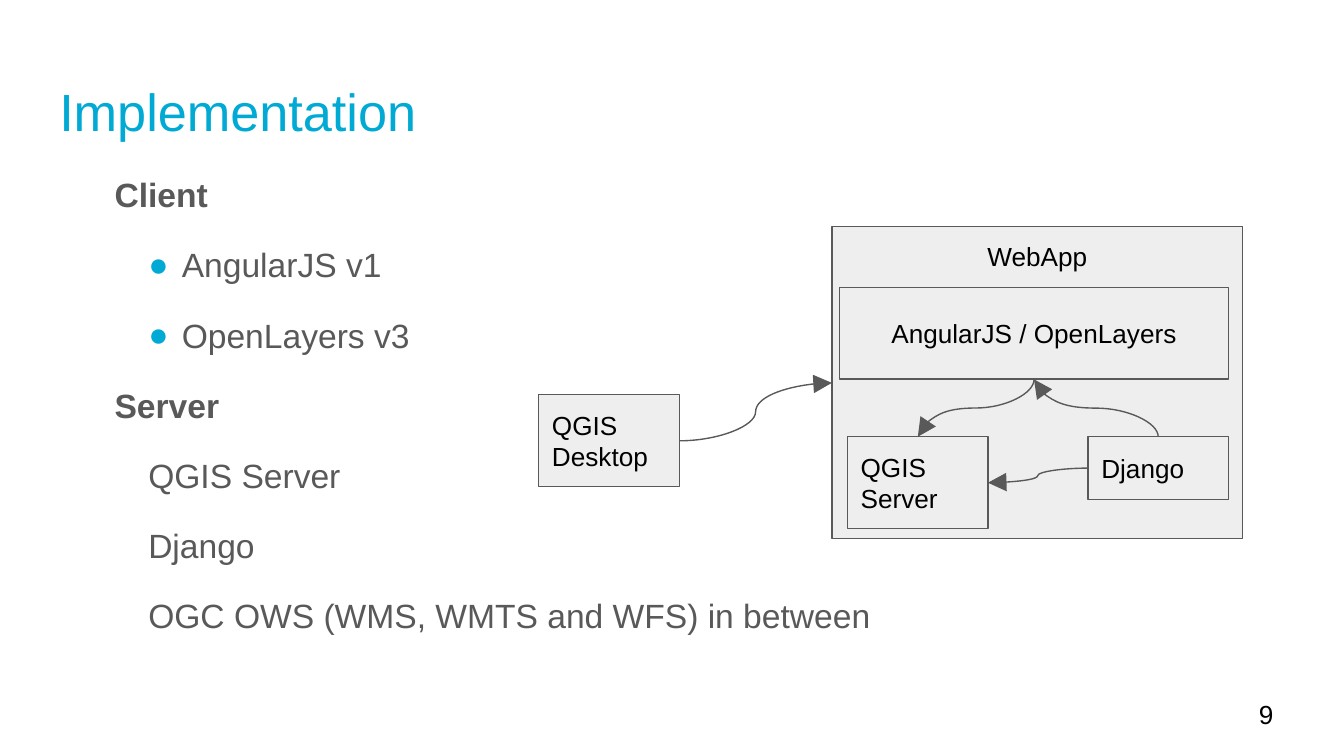
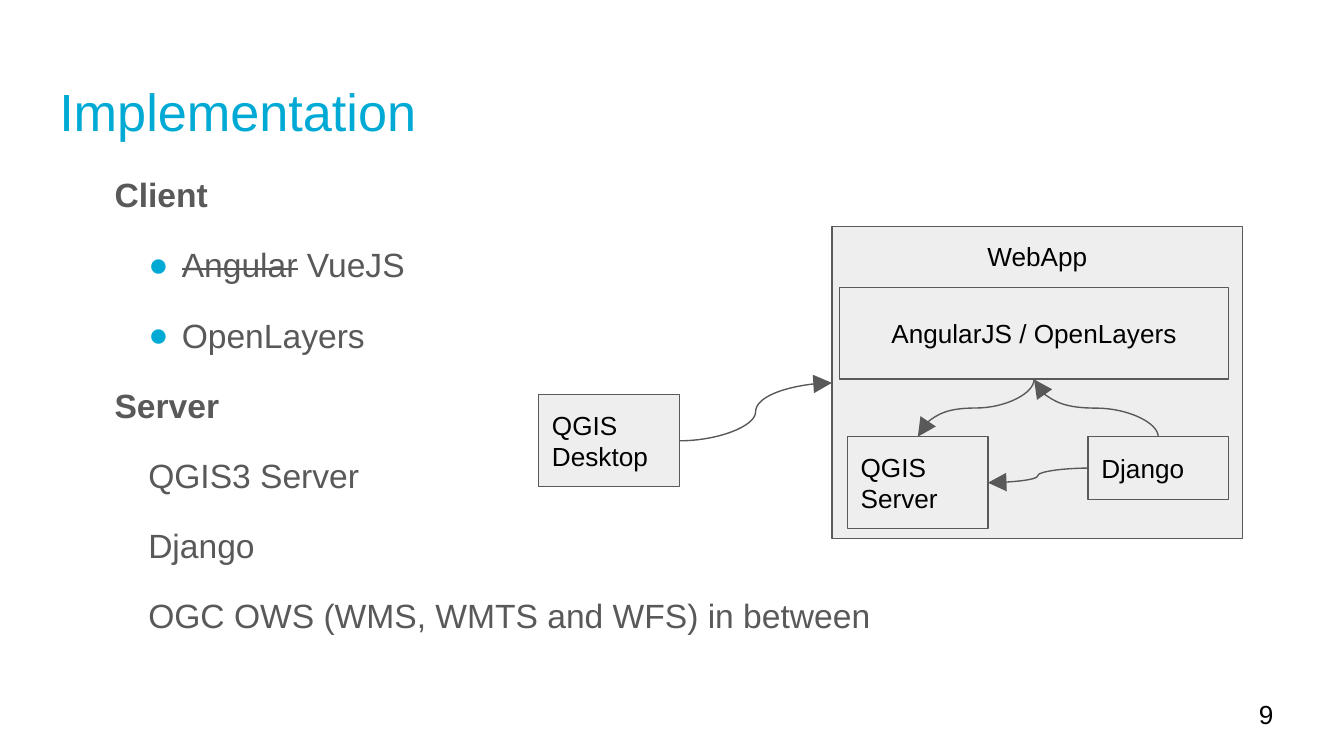
Before and after one commit to gisquick/gisquick-doc, a slide deck: slide 9 of presentations/lets-share-gis-much-quicker.odp. Drawn at 1344x756 pixels with LibreOffice and Linux fonts; fonts in the diff are those of the drawing. Boxes give left, top, right and bottom in pixels: in the first picture for what was removed or moved away, otherwise in the second. Text is boxed around its words. In the diff, an @@ line names an element or a change of style, - is before the commit and + after.

```diff
--- a/presentations/lets-share-gis-much-quicker.odp
+++ b/presentations/lets-share-gis-much-quicker.odp
@@ text at (x1=182, y1=252, x2=405, y2=354): text changed @@
-● AngularJS v1
-● OpenLayers v3
+● Angular VueJS
+● OpenLayers
@@ text at (x1=148, y1=464, x2=359, y2=494): text changed @@
-QGIS Server
+QGIS3 Server
```
Also in this commit, not shown: 7 other slides changed, 7 slides added.
